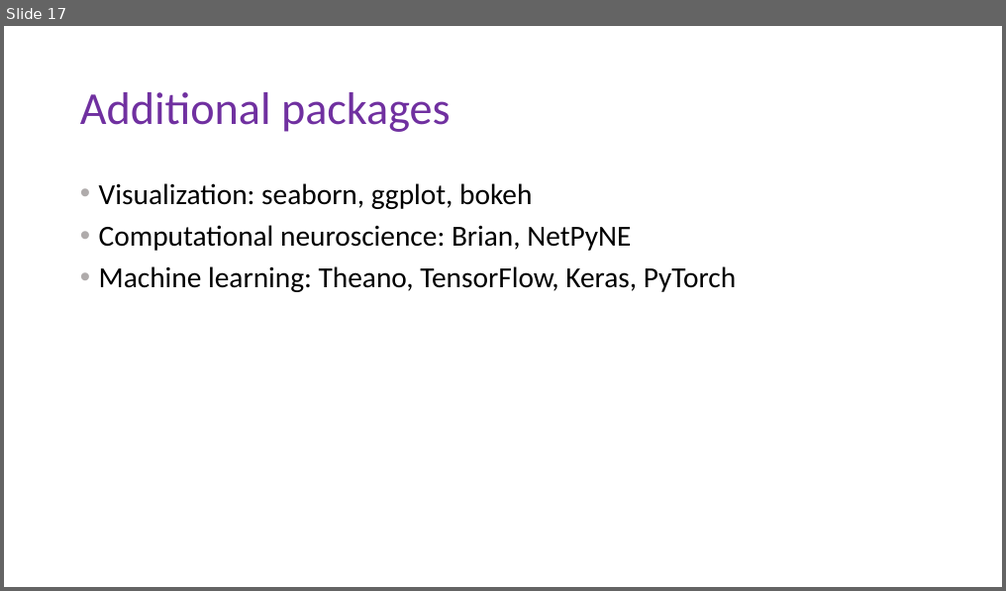
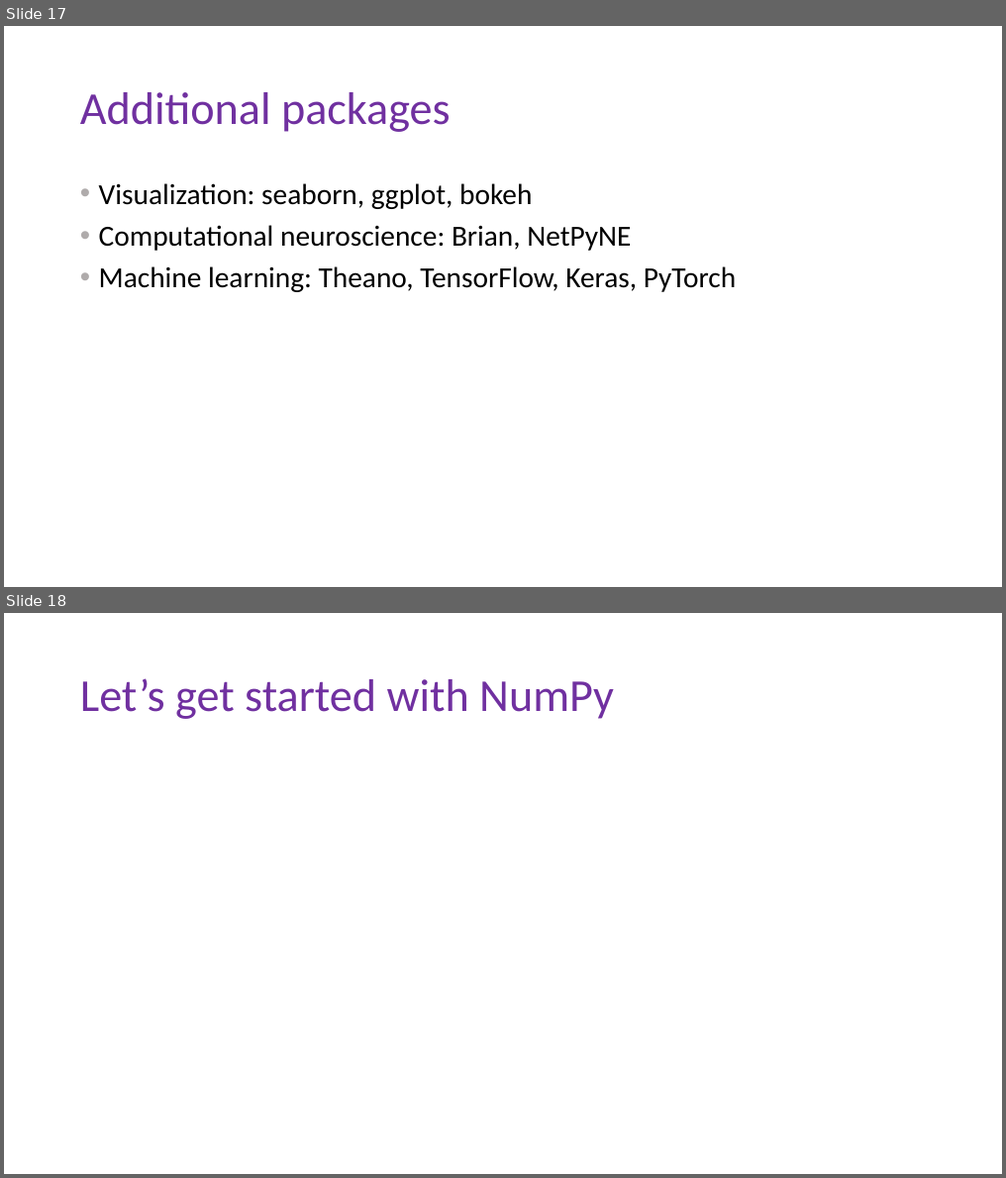
Before and after one commit to DoriMG/SN_python_course, a slide deck: Jan 2020/lectures/2_types_and_modules.pptx. Shown one above the other, each under a label of ours: slide 17 before the commit, slides 17 and 18 after it. The pictures are 1006x591 and 1006x1178 pixels, drawn with LibreOffice and Linux fonts; fonts in the diff are those of the drawing. Boxes give left, top, right and bottom in pixels: in the first picture for what was removed or moved away, otherwise in the second. Text is boxed around its words. In the diff, an @@ line names an element or a change of style, - is before the commit and + after.

```diff
--- a/Jan 2020/lectures/2_types_and_modules.pptx
+++ b/Jan 2020/lectures/2_types_and_modules.pptx
@@ slide 18 added at box(4, 613, 1002, 1174), background #FFFFFF @@
@@ title added at box(80, 678, 614, 719), 44 pt, text #7030A0 @@
+Let’s get started with NumPy
```
Also in this commit, not shown: 2 slides changed, 5 slides removed, 2 other files.
